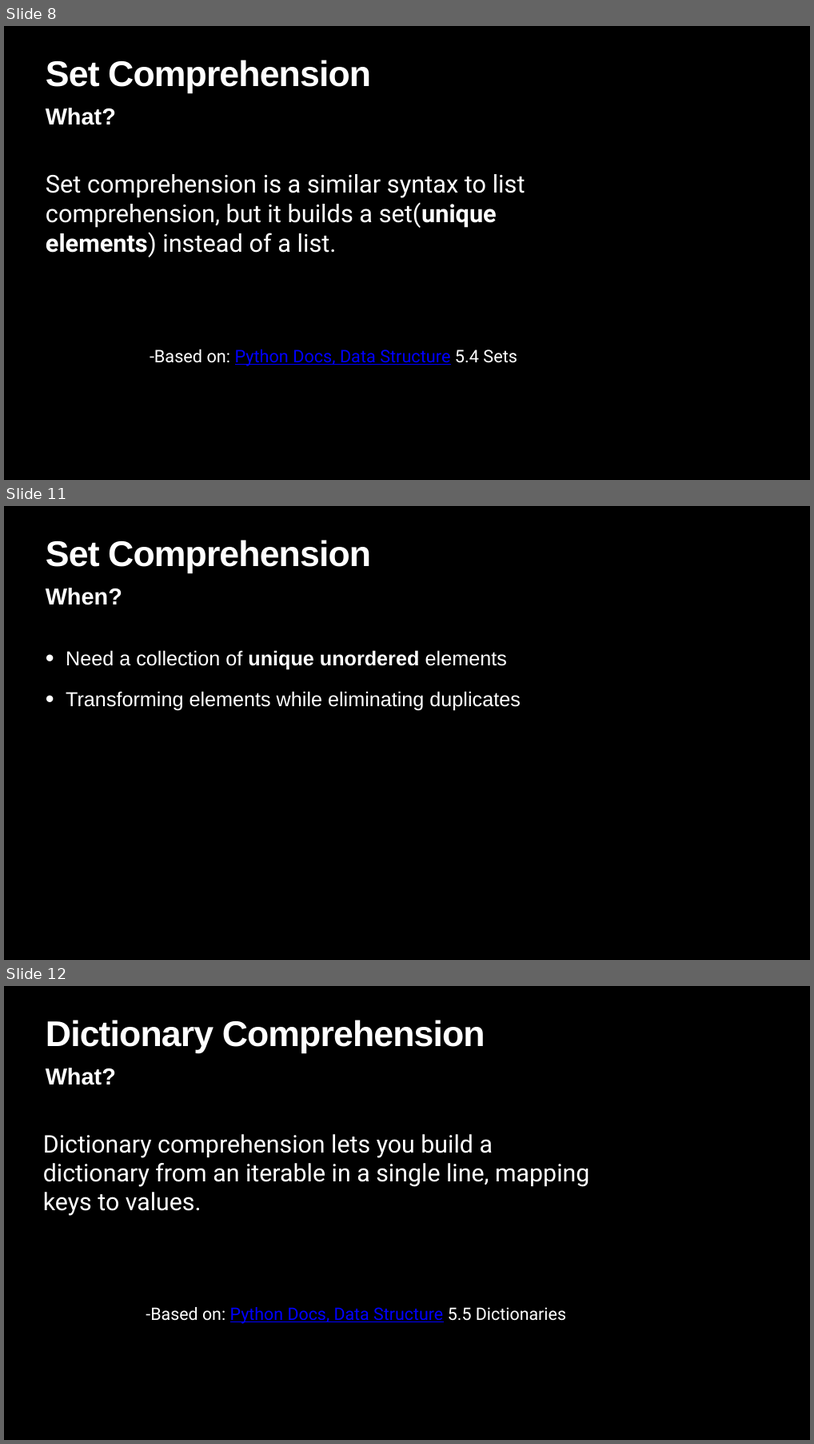
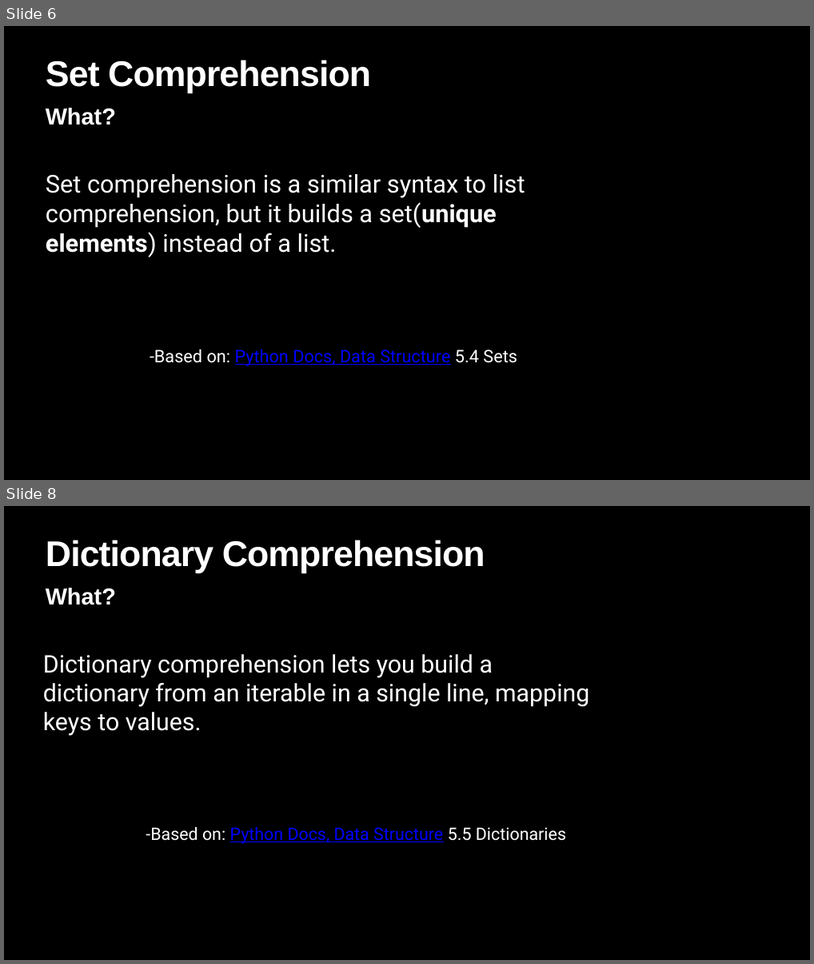
Before and after one commit to xiwu5/lightningtechtalk, a slide deck: Lightning Talk02.pptx. Shown one above the other, each under a label of ours: slides 8, 11 and 12 before the commit, slides 6 and 8 after it; the slides between them are not shown. The pictures are 814x1444 and 814x964 pixels, drawn with LibreOffice and Linux fonts; fonts in the diff are those of the drawing. Boxes give left, top, right and bottom in pixels: in the first picture for what was removed or moved away, otherwise in the second. Text is boxed around its words. In the diff, an @@ line names an element or a change of style, - is before the commit and + after.

```diff
--- a/Lightning Talk02.pptx
+++ b/Lightning Talk02.pptx
@@ slide 11 removed at [4,506,810,960], background #000000 @@
@@ title removed at [46,540,371,573] @@
-Set Comprehension
@@ text removed at [46,588,122,605] @@
-When?
@@ text removed at [66,650,520,711] @@
-• Need a collection of unique unordered elements
-• Transforming elements while eliminating duplicates
@@ what was slide 8 is now slide 6 @@
@@ what was slide 12 is now slide 8 @@
```
Also in this commit, not shown: 6 slides changed, 2 slides added, 5 other slides removed.
